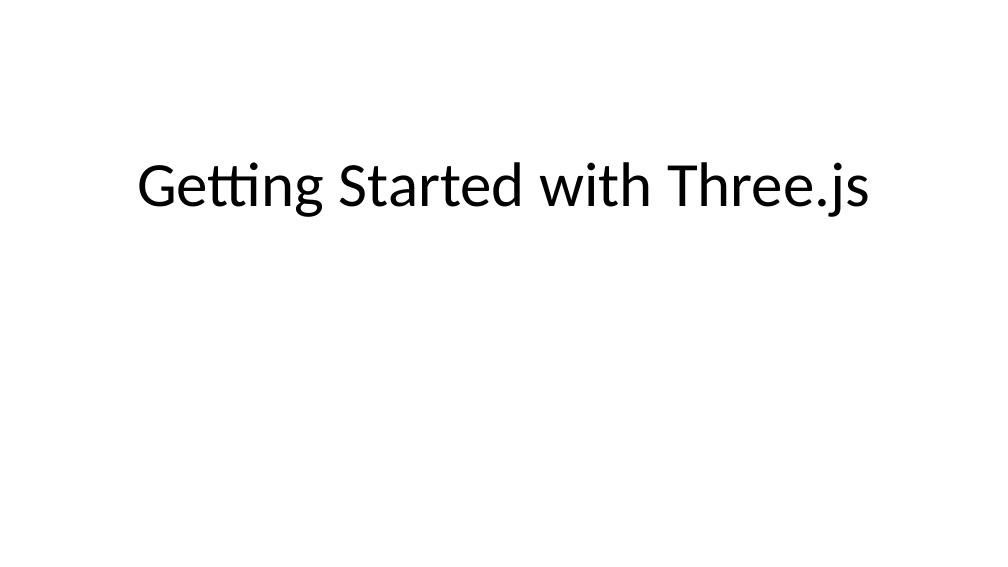
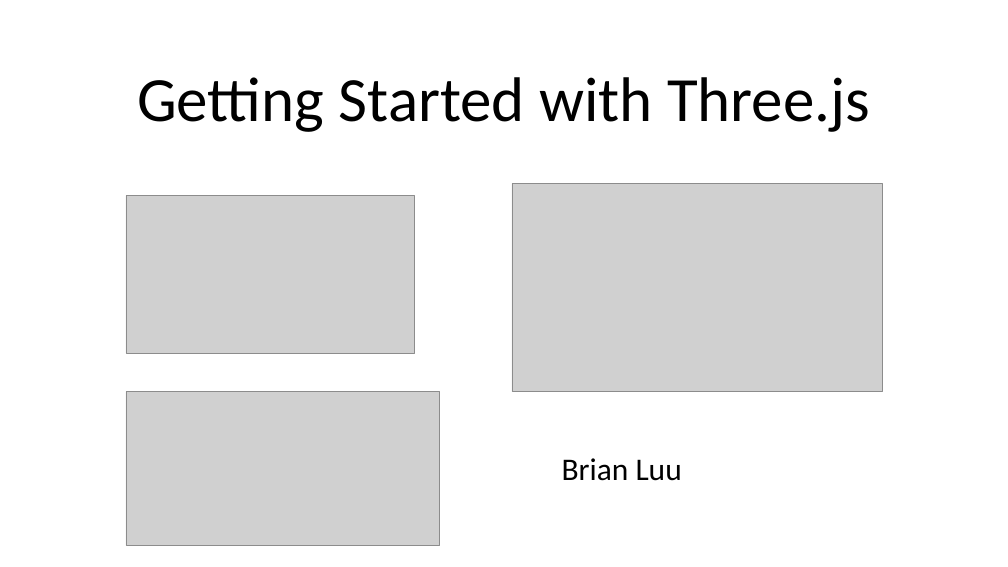
Before and after one commit to brookslobe/teachingchallenge, a slide deck: slide 1 of slides.pptx. Drawn at 1008x567 pixels with LibreOffice and Linux fonts; fonts in the diff are those of the drawing; grey boxes stand for pictures. Boxes give left, top, right and bottom in pixels: in the first picture for what was removed or moved away, otherwise in the second. Text is boxed around its words. In the diff, an @@ line names an element or a change of style, - is before the commit and + after.

```diff
--- a/slides.pptx
+++ b/slides.pptx
@@ title "Getting Started with Three.js": place and size @@
-title "Getting Started with Three.js" at (137, 162, 870, 217)
+title "Getting Started with Three.js" at (137, 77, 870, 132)
@@ picture added at (126, 196, 414, 353) @@
@@ picture added at (512, 184, 882, 392) @@
@@ picture added at (126, 392, 440, 545) @@
@@ text added at (562, 458, 682, 481), 30 pt, text #000000 @@
+Brian Luu
```
Also in this commit, not shown: 1 other slide changed, 2 slides added, 4 slides removed, 1 other file.
